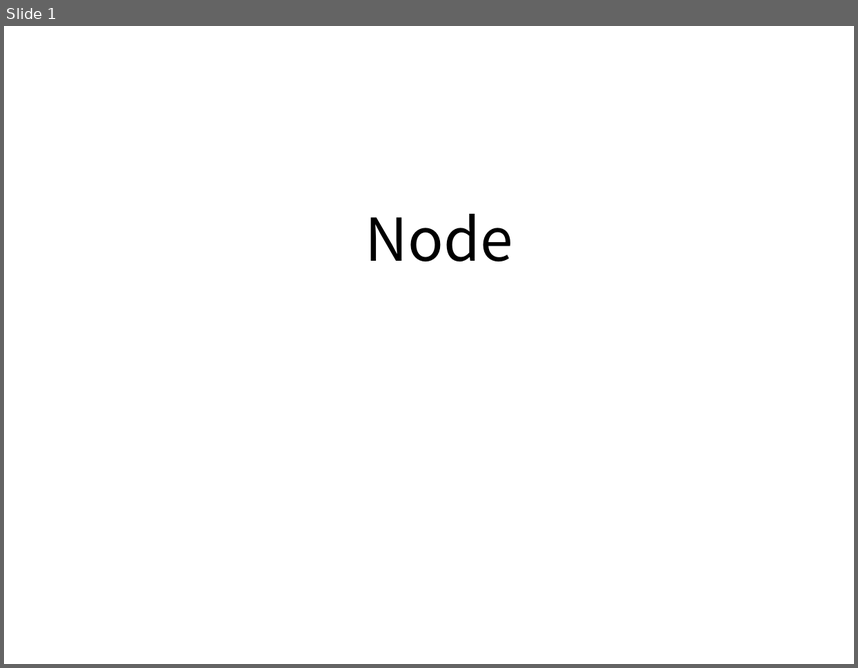
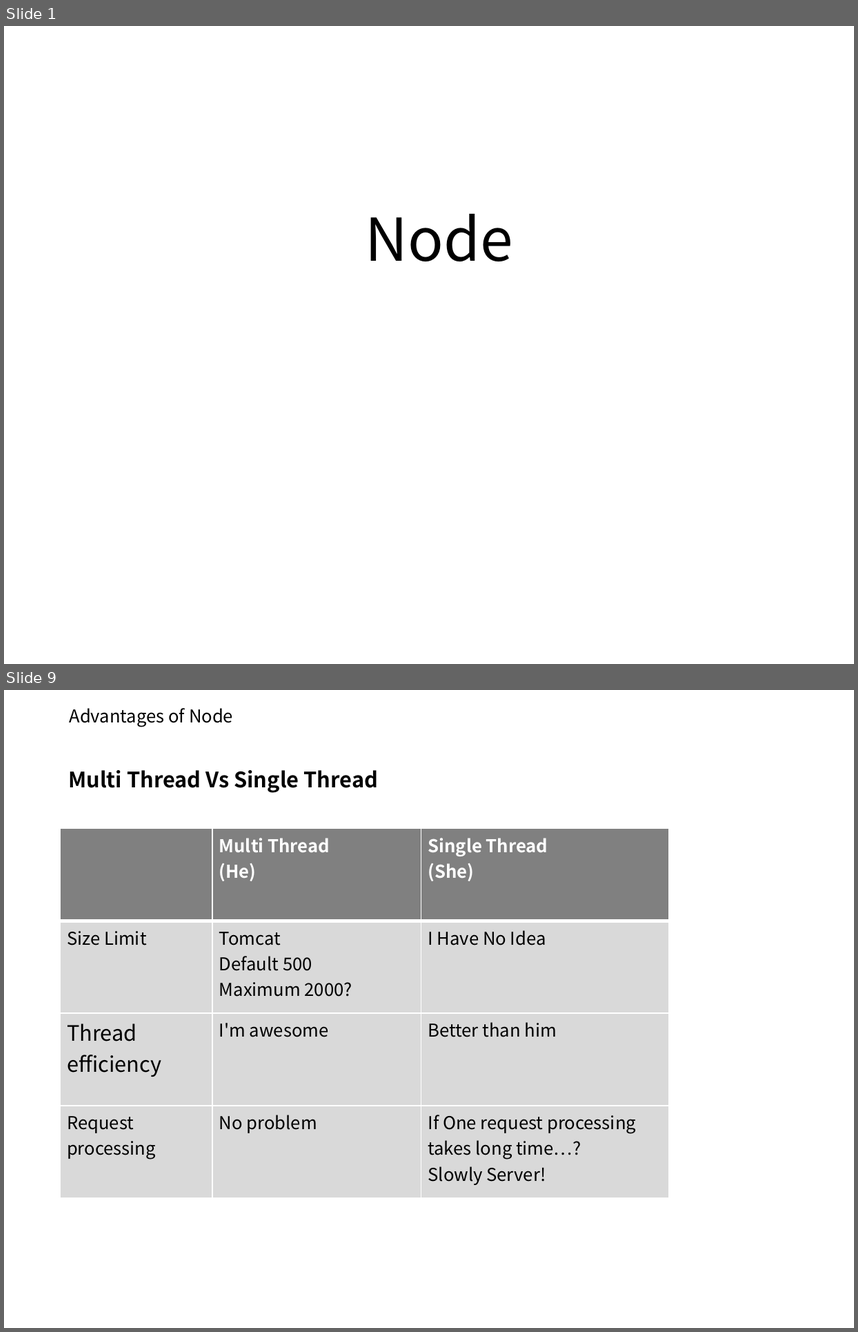
Before and after one commit to zipdrv85/vueStudy, a slide deck: doc/3주차 스터디 NODE.pptx. Shown one above the other, each under a label of ours: slide 1 before the commit, slides 1 and 9 after it; the slides between them are not shown. The pictures are 858x668 and 858x1332 pixels, drawn with LibreOffice and Linux fonts; fonts in the diff are those of the drawing; background and template pictures are left out. Boxes give left, top, right and bottom in pixels: in the first picture for what was removed or moved away, otherwise in the second. Text is boxed around its words. In the diff, an @@ line names an element or a change of style, - is before the commit and + after.

```diff
--- a/doc/3주차 스터디 NODE.pptx
+++ b/doc/3주차 스터디 NODE.pptx
@@ slide 9 added at (4,690,854,1328), background #FFFFFF @@
@@ text added at (69,708,233,727), 15 pt, text #000000 @@
+Advantages of Node
@@ text added at (68,770,379,793), 18 pt, text #000000, bold @@
+Multi Thread Vs Single Thread
@@ table added at (60,829,670,1199), 4 rows, 3 columns @@
+ | Multi Thread / (He) | Single Thread / (She)
+Size Limit | Tomcat / Default 500 / Maximum 2000? | I Have No Idea
+Thread efficiency | I'm awesome | Better than him
+Request processing | No problem | If One request processing takes long time…? / Slowly Server!
```
Also in this commit, not shown: 4 slides changed, 5 other slides added.
